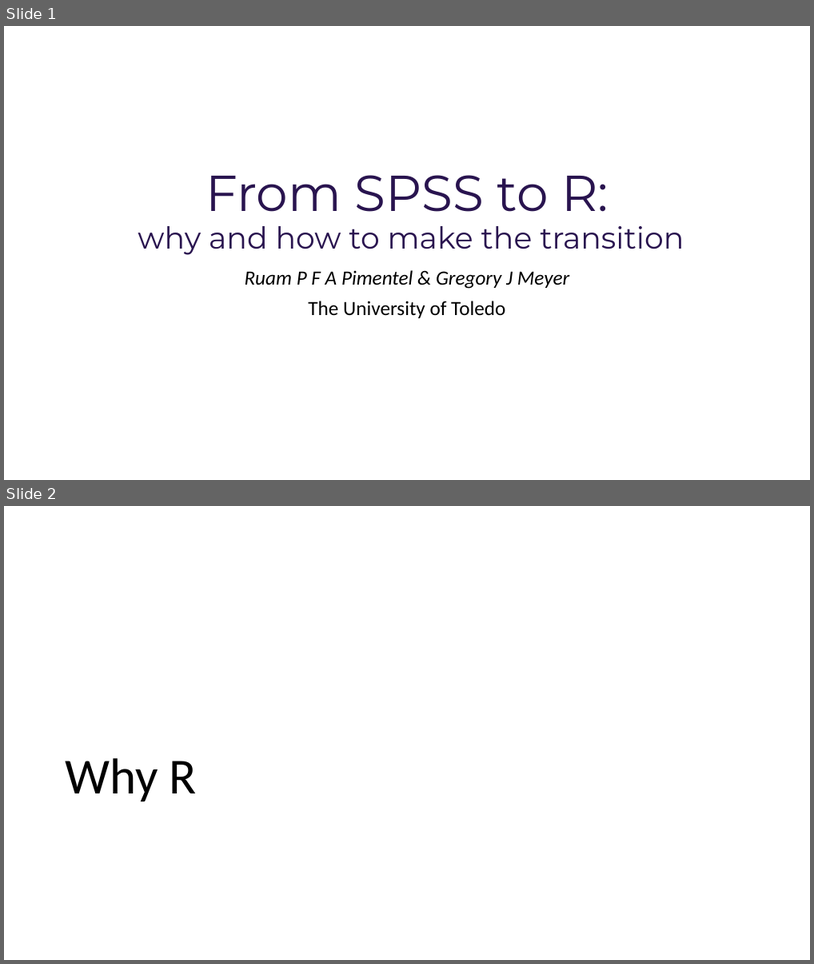
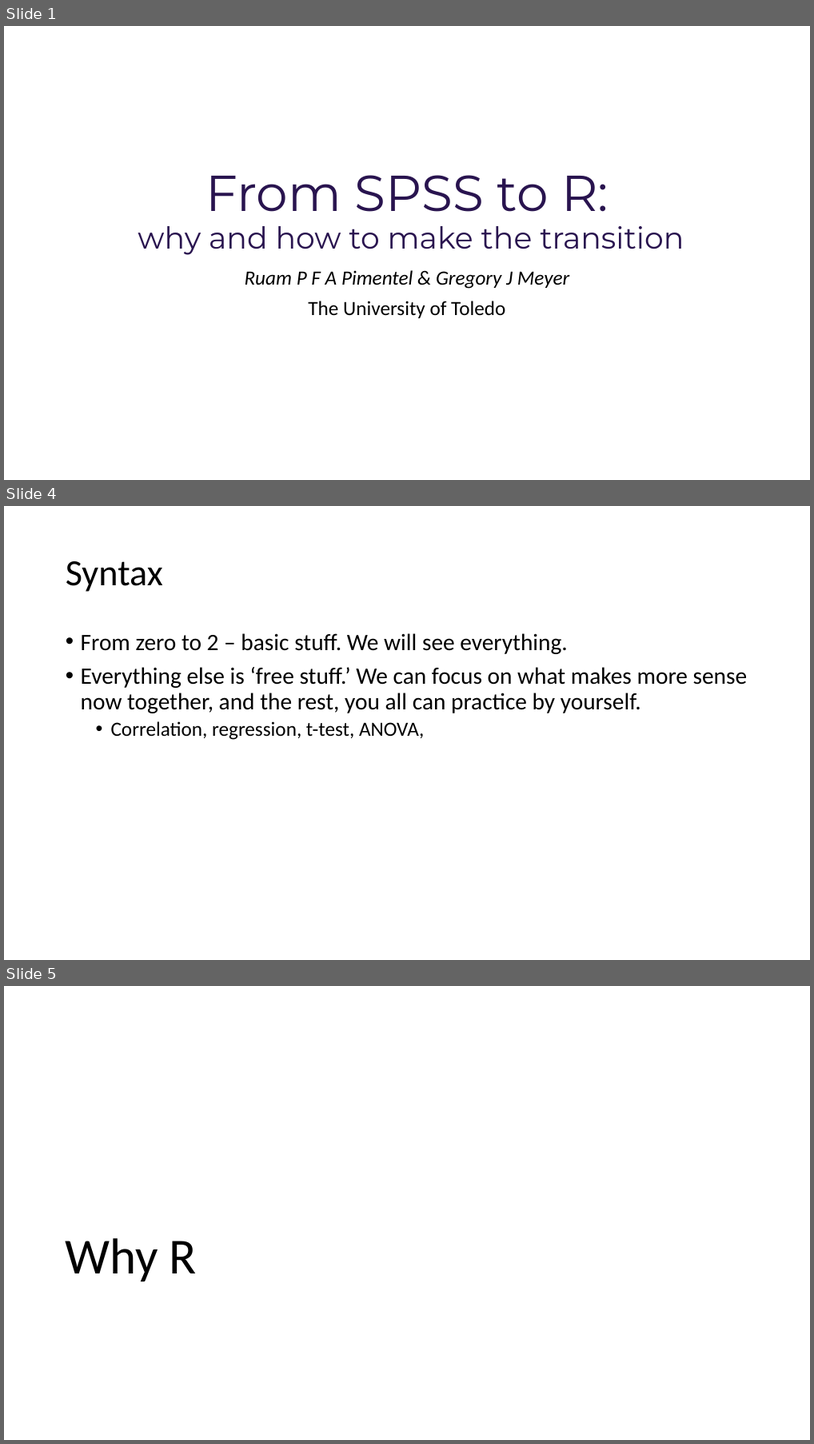
Before and after one commit to ruampimentel/SPSS_to_R, a slide deck: Slides - Data Cleaning.pptx. Shown one above the other, each under a label of ours: slides 1 and 2 before the commit, slides 1, 4 and 5 after it; the slides between them are not shown. The pictures are 814x964 and 814x1444 pixels, drawn with LibreOffice and Linux fonts; fonts in the diff are those of the drawing. Boxes give left, top, right and bottom in pixels: in the first picture for what was removed or moved away, otherwise in the second. Text is boxed around its words. In the diff, an @@ line names an element or a change of style, - is before the commit and + after.

```diff
--- a/Slides - Data Cleaning.pptx
+++ b/Slides - Data Cleaning.pptx
@@ slide 4 added at box(4, 506, 810, 960), background #FFFFFF @@
@@ title added at box(66, 561, 163, 592), 44 pt, text #000000 @@
+Syntax
@@ text added at box(81, 633, 748, 740), 28 pt, text #000000 @@
+• From zero to 2 – basic stuff. We will see everything.
+• Everything else is ‘free stuff.’ We can focus on what makes more sense now together, and the rest, you all can practice by yourself.
+  • Correlation, regression, t-test, ANOVA,
@@ what was slide 2 is now slide 5 @@
```
Also in this commit, not shown: 3 slides changed, 3 other slides added, 8 other files.
